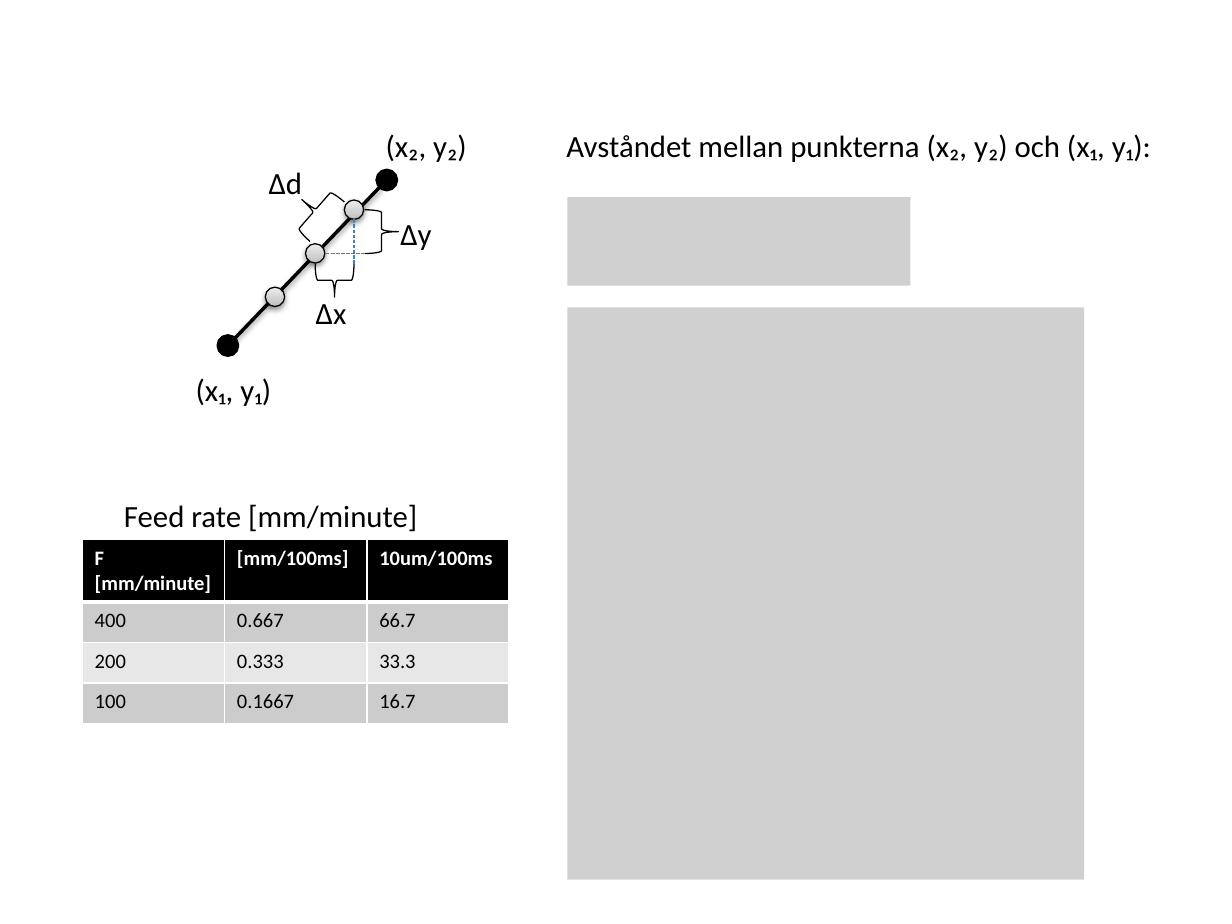
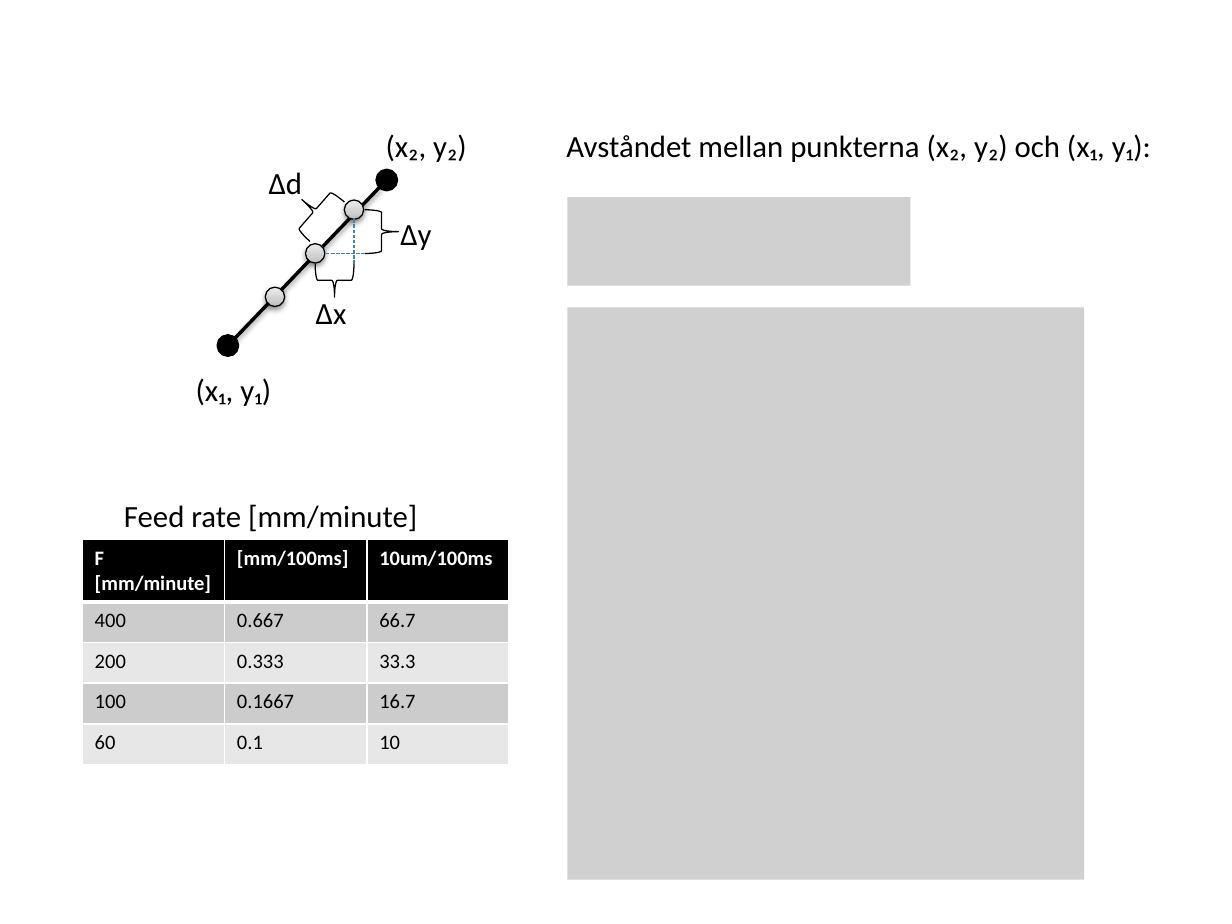
Before and after one commit to johanp1/HackDay, a slide deck: slide 1 of nano_mill/description.pptx. Drawn at 1232x924 pixels with LibreOffice and Linux fonts; fonts in the diff are those of the drawing; grey boxes stand for pictures. Boxes give left, top, right and bottom in pixels: in the first picture for what was removed or moved away, otherwise in the second. Text is boxed around its words. In the diff, an @@ line names an element or a change of style, - is before the commit and + after.

```diff
--- a/nano_mill/description.pptx
+++ b/nano_mill/description.pptx
@@ table at (83, 540, 508, 765) @@
+row 5: 60 | 0.1 | 10
```
Also in this commit, not shown: 6 other files.
